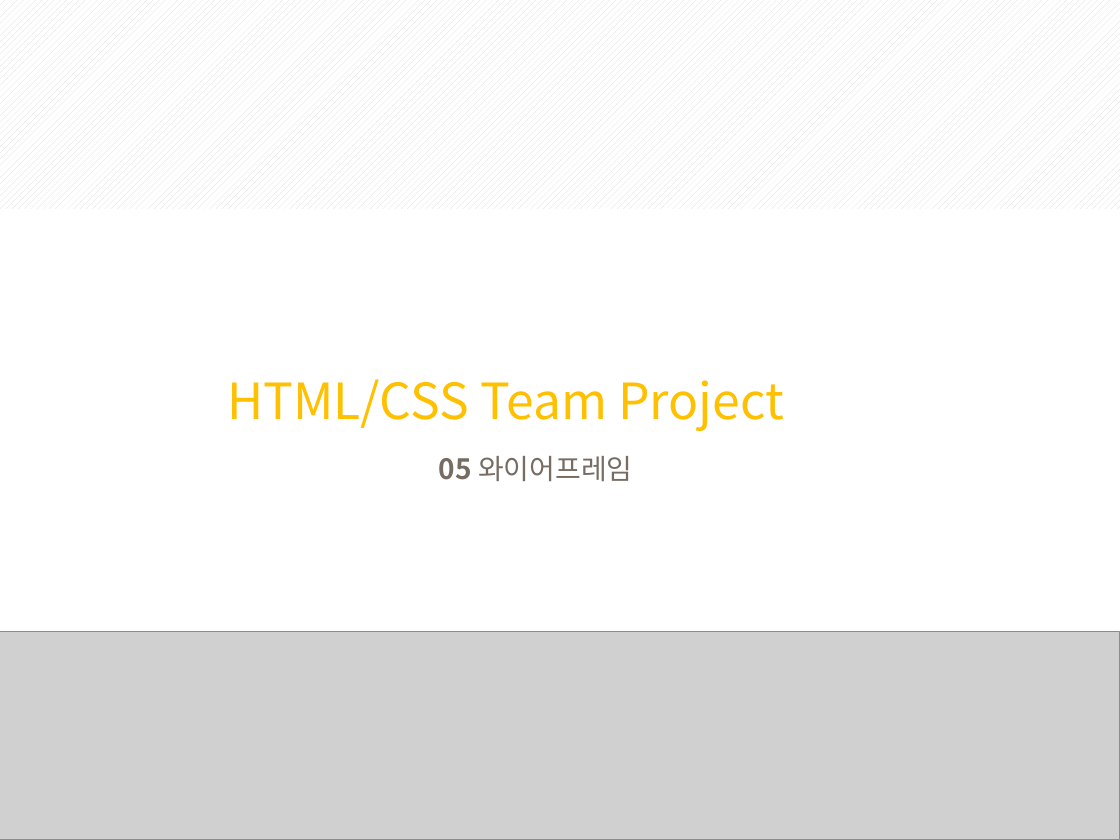
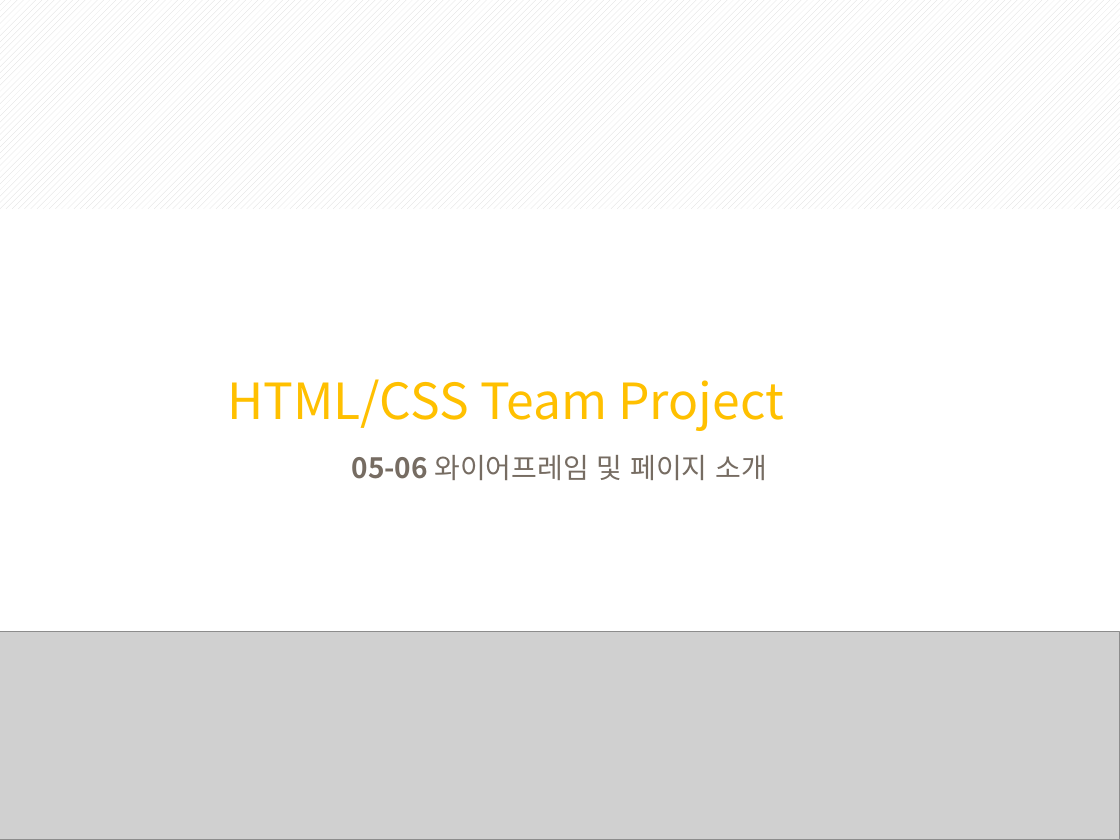
Before and after one commit to jeseung2/teamproject, a slide deck: slide 12 of pjt/teamPjt.pptx (slide 9 before the commit). Drawn at 1120x840 pixels with LibreOffice and Linux fonts; fonts in the diff are those of the drawing; grey boxes stand for pictures. Boxes give left, top, right and bottom in pixels: in the first picture for what was removed or moved away, otherwise in the second. Text is boxed around its words. In the diff, an @@ line names an element or a change of style, - is before the commit and + after.

```diff
--- a/pjt/teamPjt.pptx
+++ b/pjt/teamPjt.pptx
@@ text at <box>352,455,767,480</box>: text changed @@
-05 와이어프레임
+05-06 와이어프레임 및 페이지 소개
```
Also in this commit, not shown: 3 other slides changed, 6 slides added.
